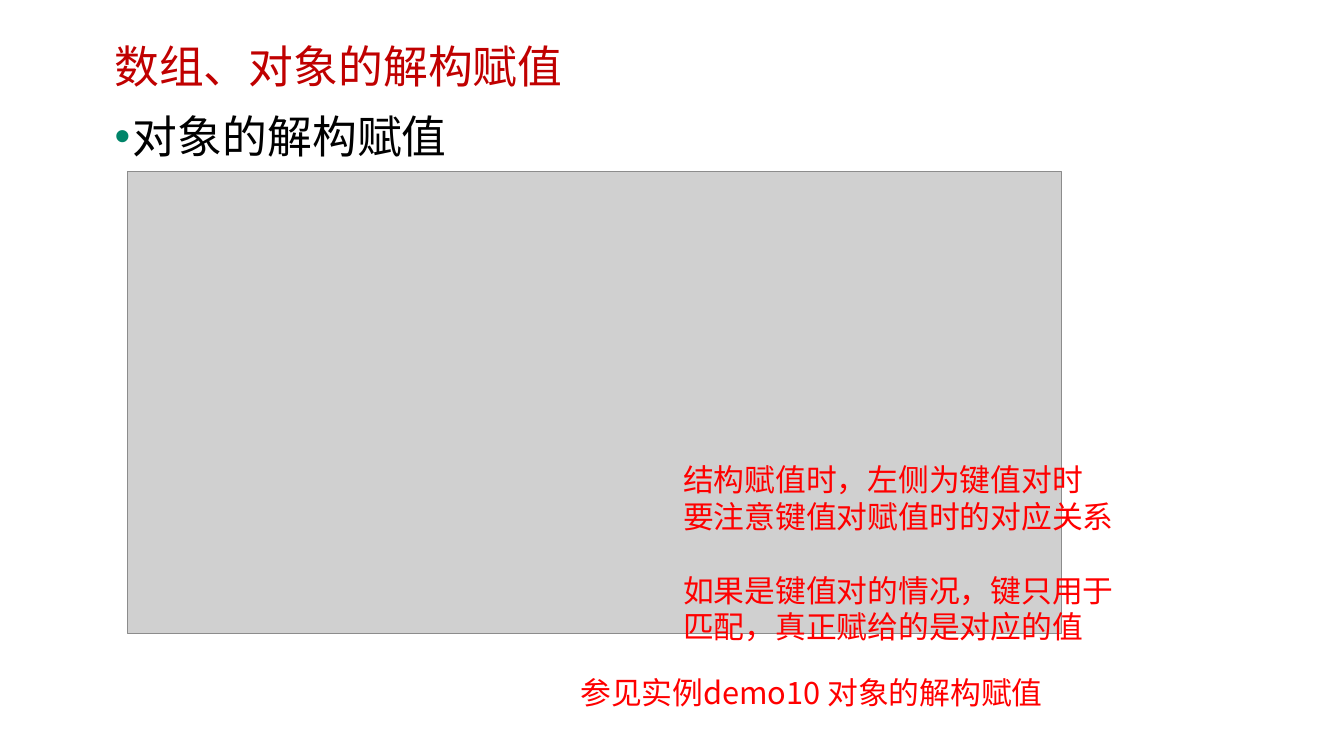
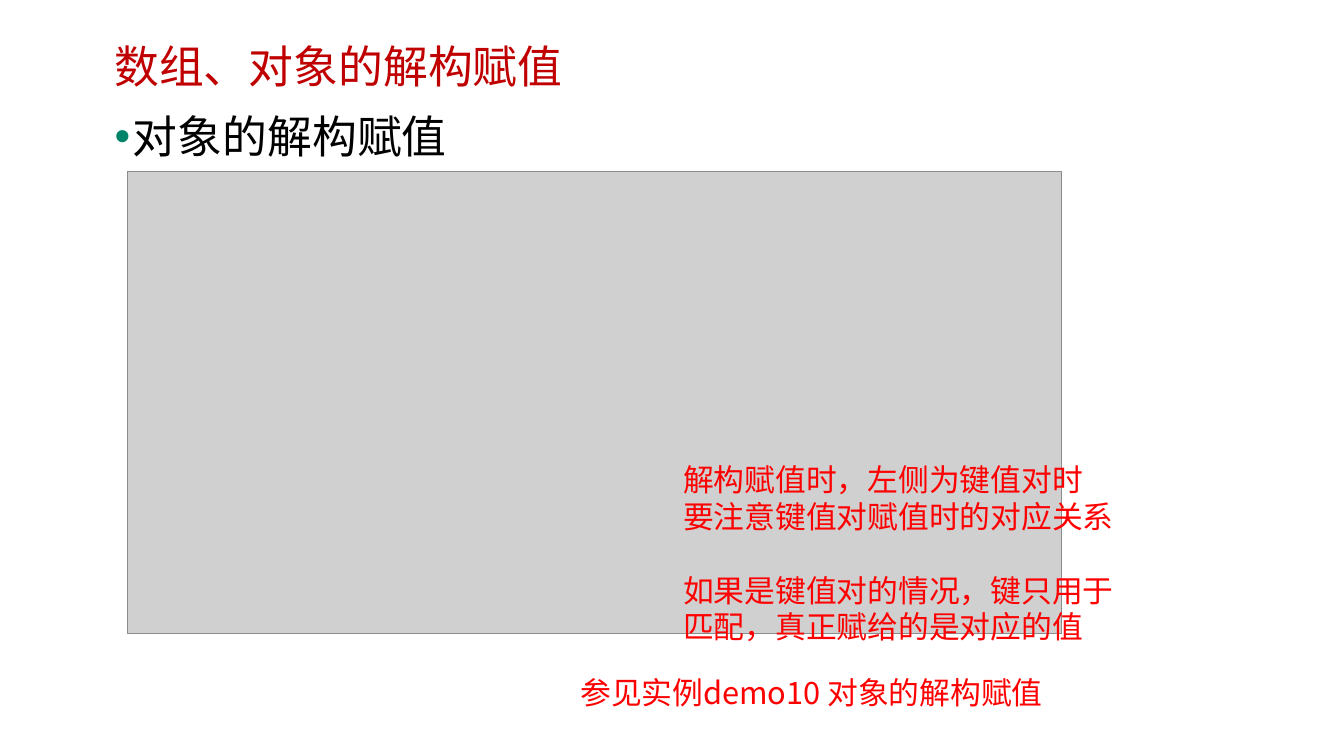
Before and after one commit to edu2act/course-javascript-advanced, a slide deck: slide 21 of 课程PPT/13.ECMAScript 6 一.pptx. Drawn at 1344x756 pixels with LibreOffice and Linux fonts; fonts in the diff are those of the drawing; grey boxes stand for pictures; background and template pictures are left out. Boxes give left, top, right and bottom in pixels: in the first picture for what was removed or moved away, otherwise in the second. Text is boxed around its words. In the diff, an @@ line names an element or a change of style, - is before the commit and + after.

```diff
--- a/课程PPT/13.ECMAScript 6 一.pptx
+++ b/课程PPT/13.ECMAScript 6 一.pptx
@@ text at (683,459,1083,499): text changed @@
-结构赋值时，左侧为键值对时
+解构赋值时，左侧为键值对时
```
Also in this commit, not shown: 2 other slides changed, 9 other files.
